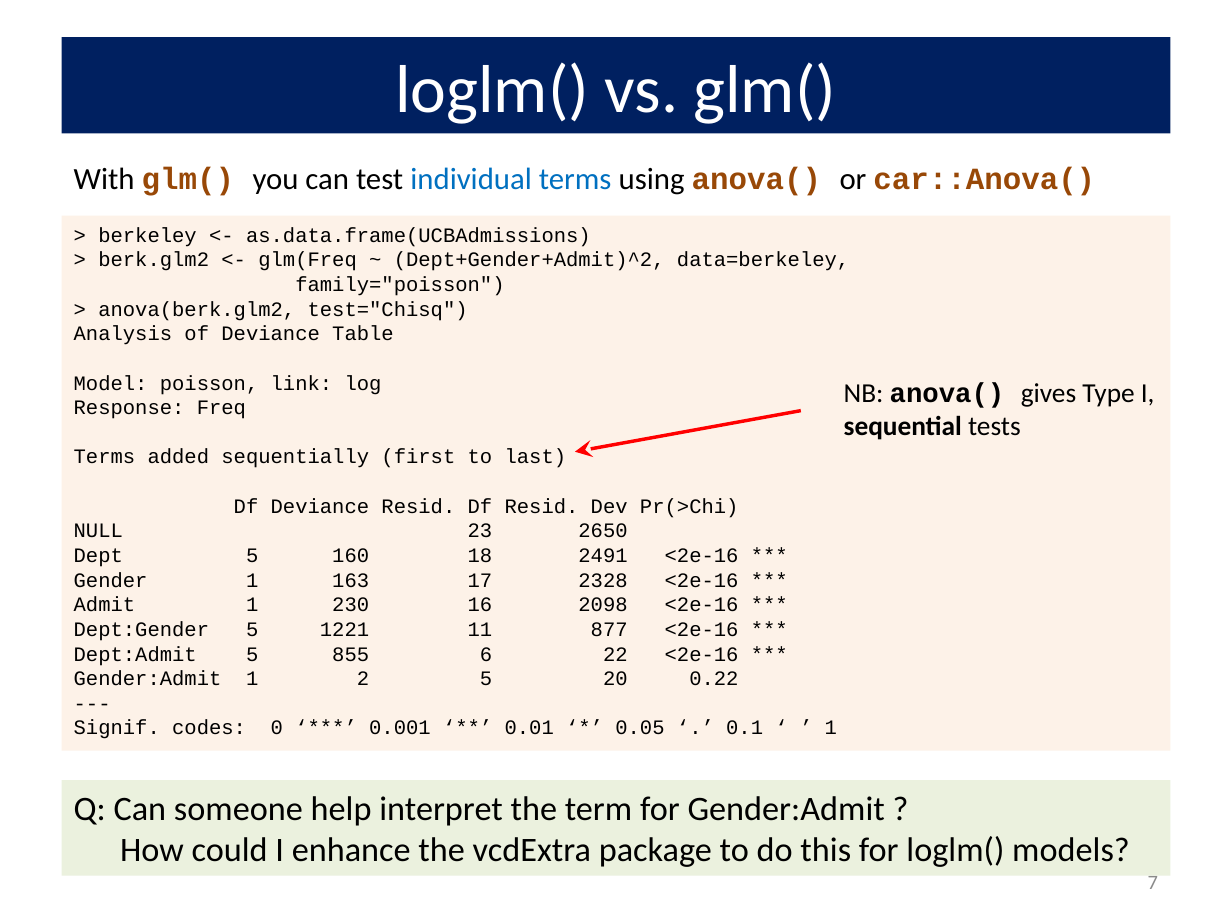
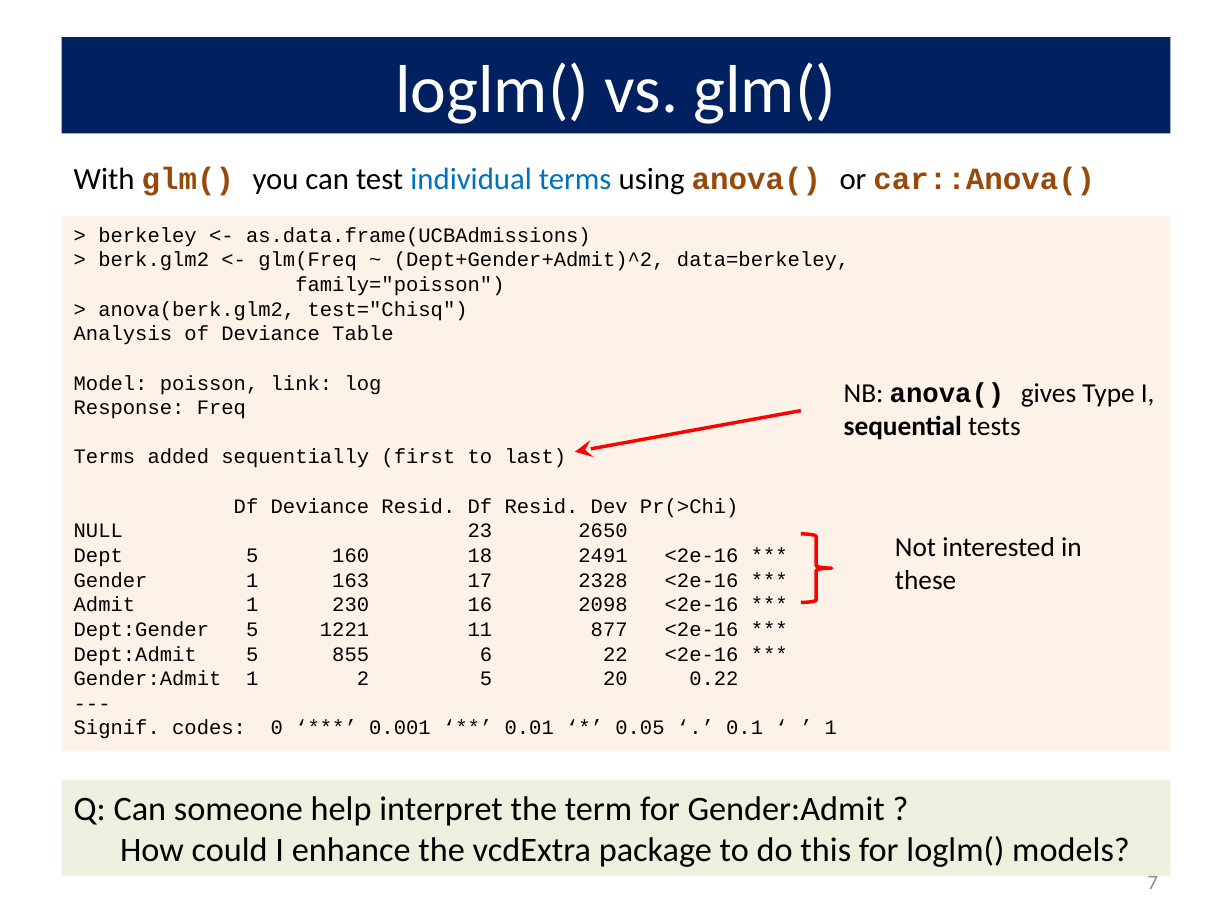
Before and after one commit to friendly/psy6136, a slide deck: slide 7 of lectures/06-Logistic.pptx. Drawn at 1232x924 pixels with LibreOffice and Linux fonts; fonts in the diff are those of the drawing. Boxes give left, top, right and bottom in pixels: in the first picture for what was removed or moved away, otherwise in the second. Text is boxed around its words. In the diff, an @@ line names an element or a change of style, - is before the commit and + after.

```diff
--- a/lectures/06-Logistic.pptx
+++ b/lectures/06-Logistic.pptx
@@ right brace added at (801, 533, 832, 602), outline #FF0000 2 pt @@
@@ text added at (895, 537, 1082, 590), 16 pt, text #000000 @@
+Not interested in these
```
Also in this commit, not shown: 3 other slides changed, 1 slide added, 58 other files.
